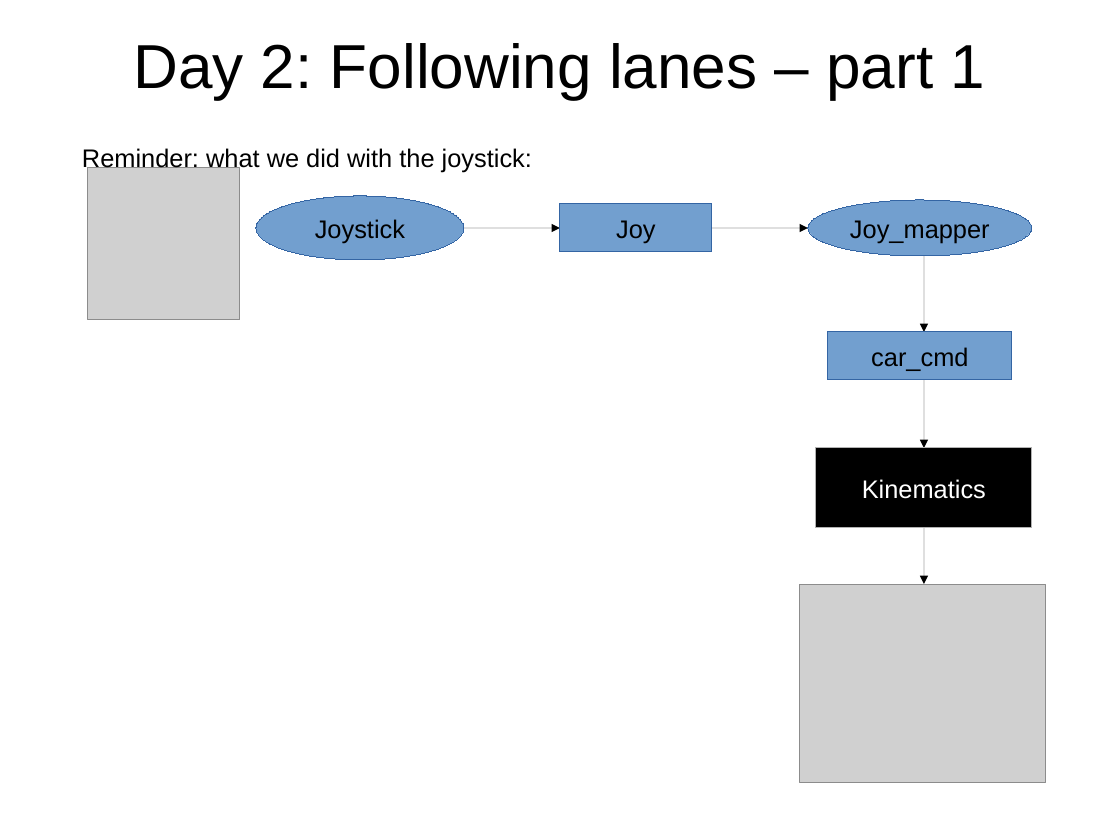
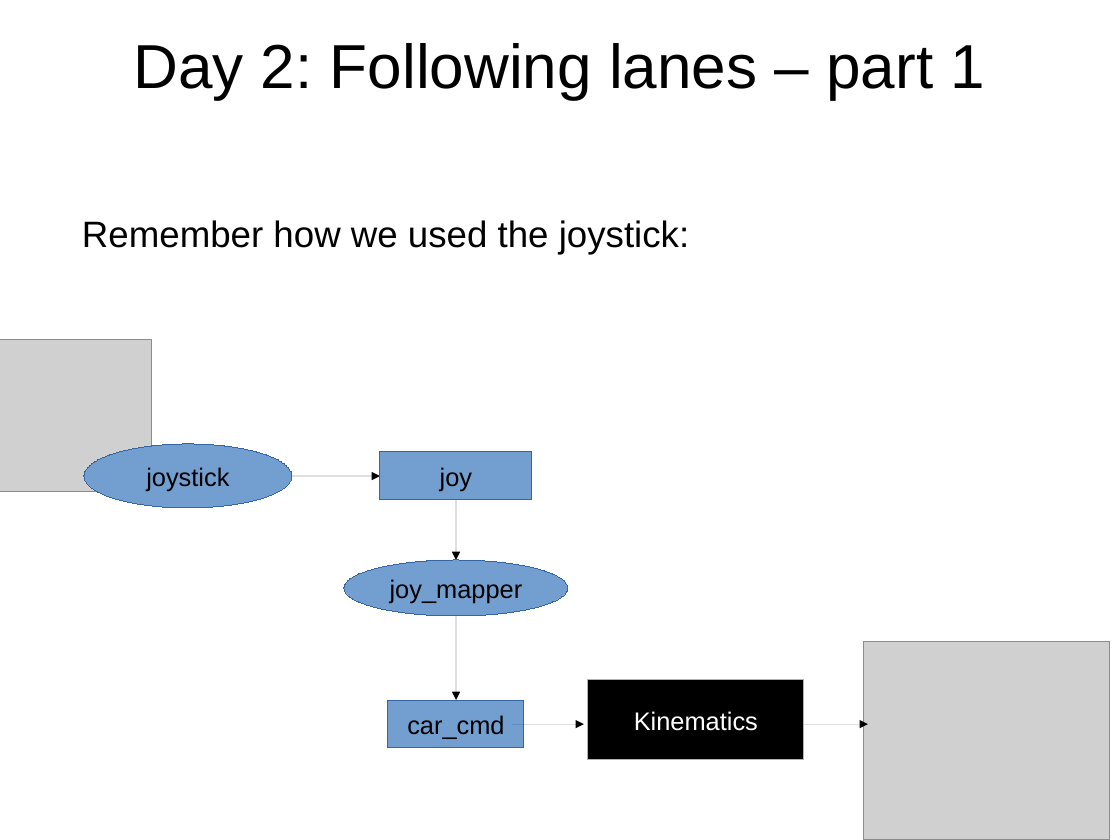
Before and after one commit to maivincent/MISE_presentations, a slide deck: slide 1 of step2_lane_control.odp. Drawn at 1120x840 pixels with LibreOffice and Linux fonts; fonts in the diff are those of the drawing; grey boxes stand for pictures. Boxes give left, top, right and bottom in pixels: in the first picture for what was removed or moved away, otherwise in the second. Text is boxed around its words. In the diff, an @@ line names an element or a change of style, - is before the commit and + after.

```diff
--- a/step2_lane_control.odp
+++ b/step2_lane_control.odp
@@ text removed at (x1=82, y1=148, x2=532, y2=173) @@
-Reminder: what we did with the joystick:
@@ text added at (x1=82, y1=220, x2=689, y2=254), 26 pt, text #000000 @@
+Remember how we used the joystick:
@@ arrow removed from (712, 228) to (808, 228) @@
@@ picture moved from (x1=88, y1=168, x2=241, y2=320) to (x1=0, y1=340, x2=152, y2=493) @@
@@ ellipse "joystick" moved from (x1=256, y1=196, x2=464, y2=260) to (x1=84, y1=444, x2=293, y2=508) @@
@@ text in ellipse at (x1=146, y1=467, x2=229, y2=491): text changed @@
-Joystick
+joystick
@@ arrow moved from (464, 228) - (560, 228) to (292, 476) - (380, 476) @@
@@ rectangle "joy" moved from (x1=560, y1=204, x2=712, y2=252) to (x1=380, y1=452, x2=533, y2=500) @@
@@ text in rectangle at (x1=440, y1=467, x2=472, y2=491): text changed @@
-Joy
+joy
@@ arrow moved from (924, 380) - (924, 448) to (456, 492) - (456, 560) @@
@@ arrow removed from (924, 516) to (924, 584) @@
@@ ellipse "joy_mapper" moved from (x1=808, y1=200, x2=1032, y2=256) to (x1=345, y1=560, x2=568, y2=616) @@
@@ text in ellipse at (x1=390, y1=579, x2=523, y2=603): text changed @@
-Joy_mapper
+joy_mapper
@@ arrow moved from (924, 256) - (924, 332) to (456, 616) - (456, 700) @@
@@ picture moved from (x1=800, y1=584, x2=1046, y2=783) to (x1=864, y1=641, x2=1110, y2=839) @@
@@ rectangle "Kinematics" moved from (x1=816, y1=448, x2=1033, y2=528) to (x1=588, y1=680, x2=805, y2=760) @@
@@ rectangle "car_cmd" resized from (x1=828, y1=332, x2=1012, y2=380) to (x1=388, y1=700, x2=524, y2=748) @@
@@ arrow added from (512, 725) to (584, 725), #000000 0 pt @@
@@ arrow added from (796, 725) to (868, 725), #000000 0 pt @@
```
Also in this commit, not shown: 2 other slides changed.
